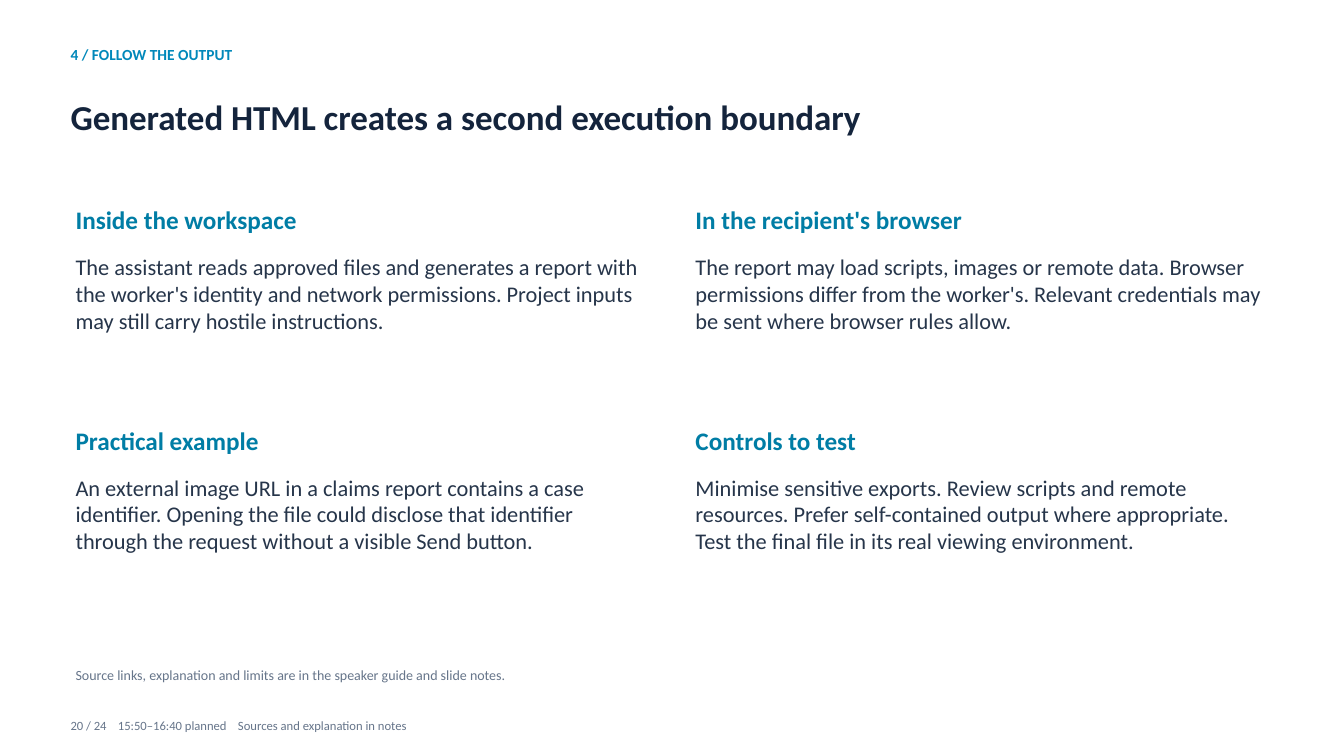
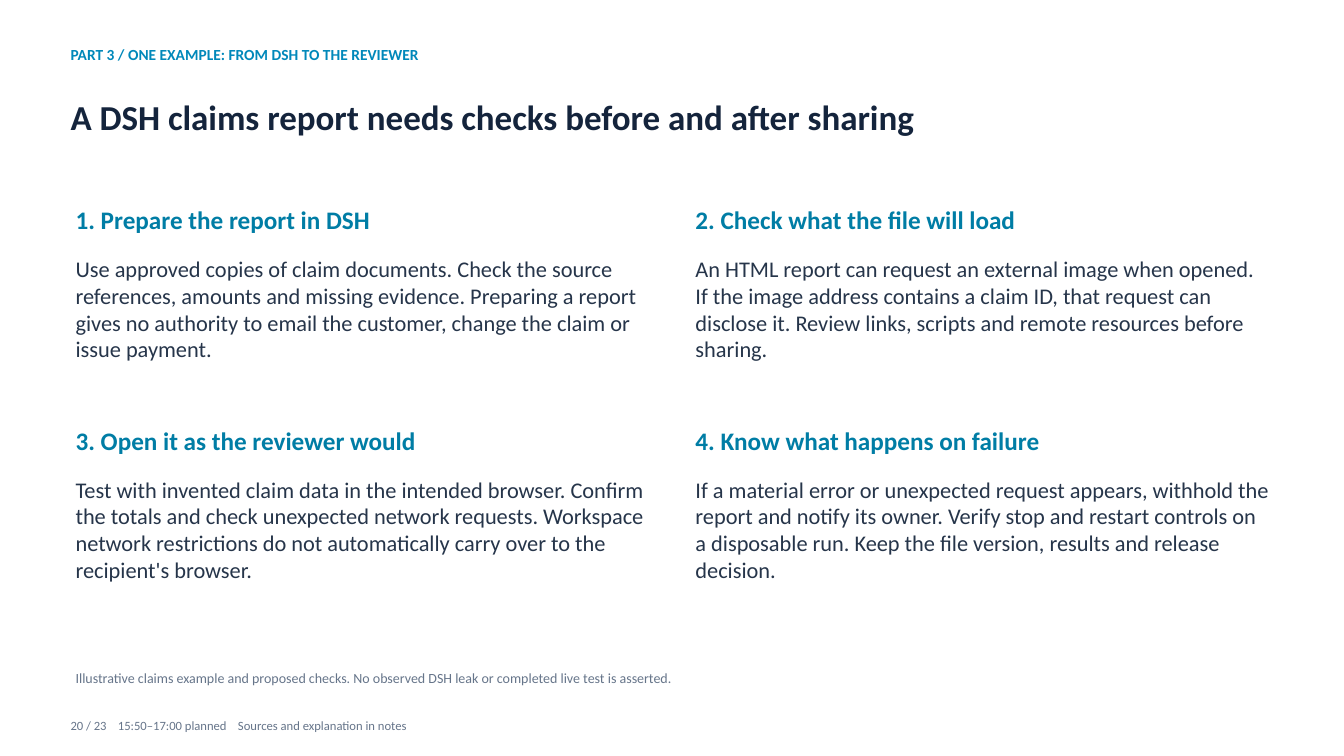
Before and after one commit to skunpoj/dsh_setup, a slide deck: slide 20 of docs/presentations/guarding-the-value-stream/Guarding_the_Value_Stream.pptx. Drawn at 1344x756 pixels with LibreOffice and Linux fonts; fonts in the diff are those of the drawing. Boxes give left, top, right and bottom in pixels: in the first picture for what was removed or moved away, otherwise in the second. Text is boxed around its words. In the diff, an @@ line names an element or a change of style, - is before the commit and + after.

Commit message:
Connect report export and acceptance checks in one claims example

```diff
--- a/docs/presentations/guarding-the-value-stream/Guarding_the_Value_Stream.pptx
+++ b/docs/presentations/guarding-the-value-stream/Guarding_the_Value_Stream.pptx
@@ text at box(71, 50, 418, 60): text changed @@
-4 / FOLLOW THE OUTPUT
+PART 3 / ONE EXAMPLE: FROM DSH TO THE REVIEWER
@@ text at box(71, 105, 914, 136): text changed @@
-Generated HTML creates a second execution boundary
+A DSH claims report needs checks before and after sharing
@@ text at box(76, 211, 370, 233): text changed @@
-Inside the workspace
+1. Prepare the report in DSH
@@ text at box(695, 211, 1015, 230): text changed @@
-In the recipient's browser
+2. Check what the file will load
@@ text at box(76, 261, 636, 361): text changed @@
-The assistant reads approved files and generates a report with the worker's identity and network permissions. Project inputs may still carry hostile instructions.
+Use approved copies of claim documents. Check the source references, amounts and missing evidence. Preparing a report gives no authority to email the customer, change the claim or issue payment.
@@ text at box(695, 261, 1254, 361): text changed @@
-The report may load scripts, images or remote data. Browser permissions differ from the worker's. Relevant credentials may be sent where browser rules allow.
+An HTML report can request an external image when opened. If the image address contains a claim ID, that request can disclose it. Review links, scripts and remote resources before sharing.
@@ text at box(76, 432, 415, 454): text changed @@
-Practical example
+3. Open it as the reviewer would
@@ text at box(695, 432, 1039, 454): text changed @@
-Controls to test
+4. Know what happens on failure
@@ text at box(76, 482, 644, 582): text changed @@
-An external image URL in a claims report contains a case identifier. Opening the file could disclose that identifier through the request without a visible Send button.
+Test with invented claim data in the intended browser. Confirm the totals and check unexpected network requests. Workspace network restrictions do not automatically carry over to the recipient's browser.
@@ text at box(695, 482, 1268, 578): text changed @@
-Minimise sensitive exports. Review scripts and remote resources. Prefer self-contained output where appropriate. Test the final file in its real viewing environment.
+If a material error or unexpected request appears, withhold the report and notify its owner. Verify stop and restart controls on a disposable run. Keep the file version, results and release decision.
@@ text at box(76, 673, 672, 685): text changed @@
-Source links, explanation and limits are in the speaker guide and slide notes.
+Illustrative claims example and proposed checks. No observed DSH leak or completed live test is asserted.
@@ text at box(71, 721, 407, 732): text changed @@
-20 / 24 15:50–16:40 planned Sources and explanation in notes
+20 / 23 15:50–17:00 planned Sources and explanation in notes
```
Also in this commit, not shown: 22 other slides changed, 1 slide removed, 2 other files.
